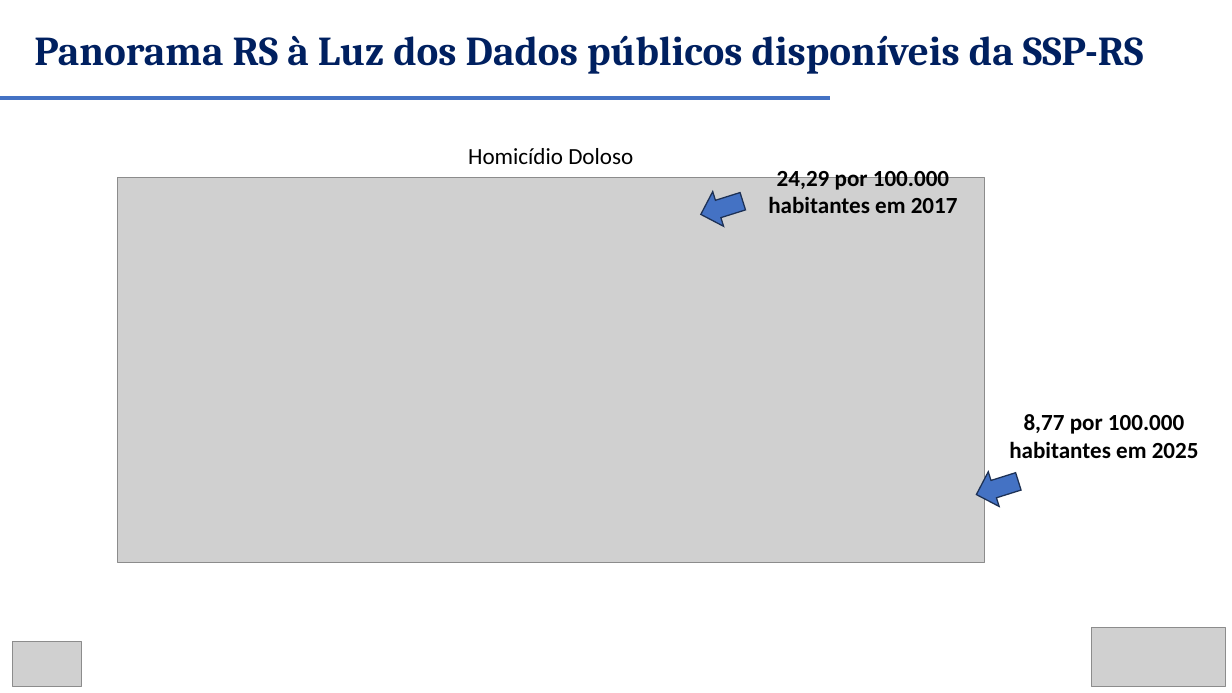
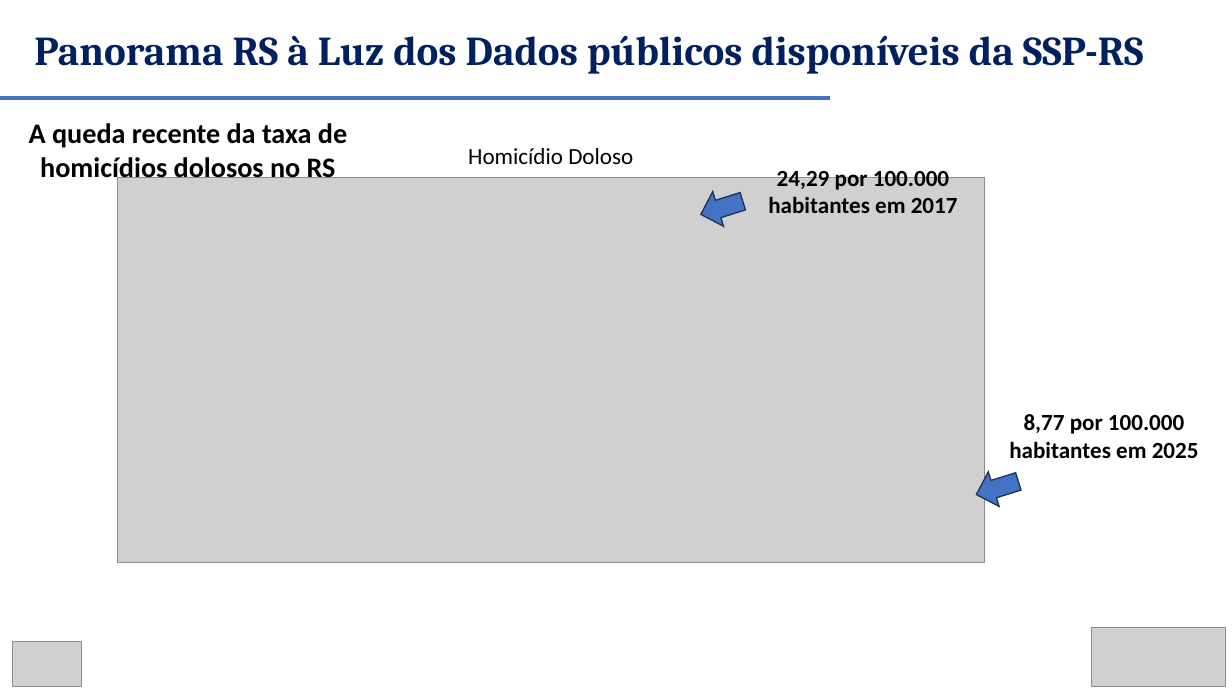
Before and after one commit to renanxcortes/semanistica_2026, a slide deck: slide 3 of DIA 2 - APRESENTACAO - VERSAO AMPLIADA FINAL.pptx. Drawn at 1232x693 pixels with LibreOffice and Linux fonts; fonts in the diff are those of the drawing; grey boxes stand for pictures. Boxes give left, top, right and bottom in pixels: in the first picture for what was removed or moved away, otherwise in the second. Text is boxed around its words. In the diff, an @@ line names an element or a change of style, - is before the commit and + after.

```diff
--- a/DIA 2 - APRESENTACAO - VERSAO AMPLIADA FINAL.pptx
+++ b/DIA 2 - APRESENTACAO - VERSAO AMPLIADA FINAL.pptx
@@ text added at (x1=29, y1=123, x2=347, y2=184), 22 pt, text #000000, bold @@
+A queda recente da taxa de homicídios dolosos no RS
```
Also in this commit, not shown: 1 other slide changed, 3 other files.
